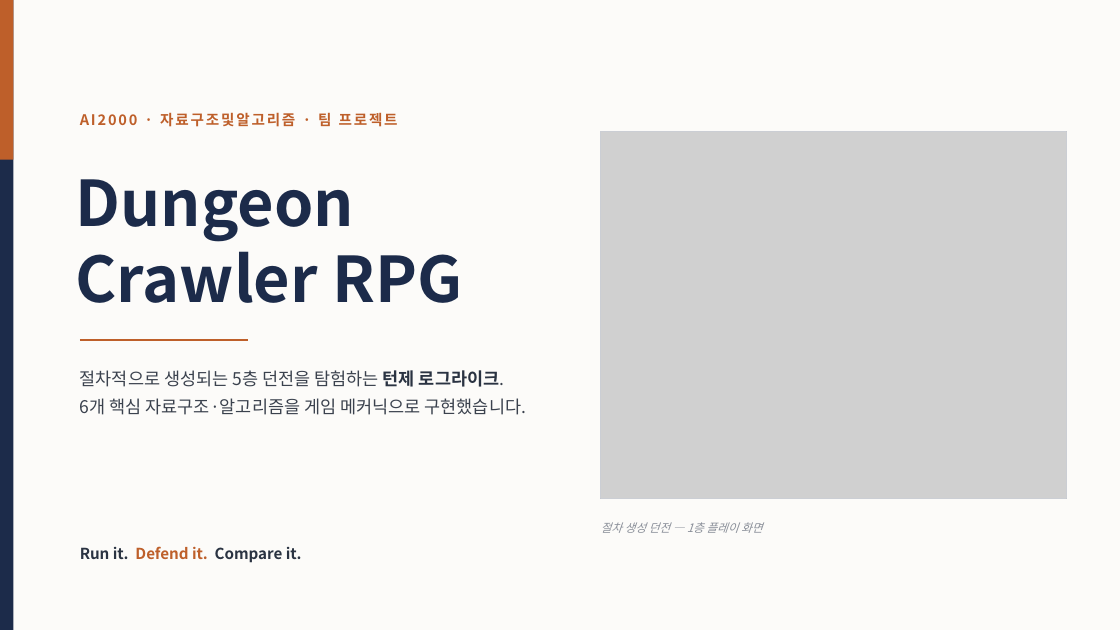
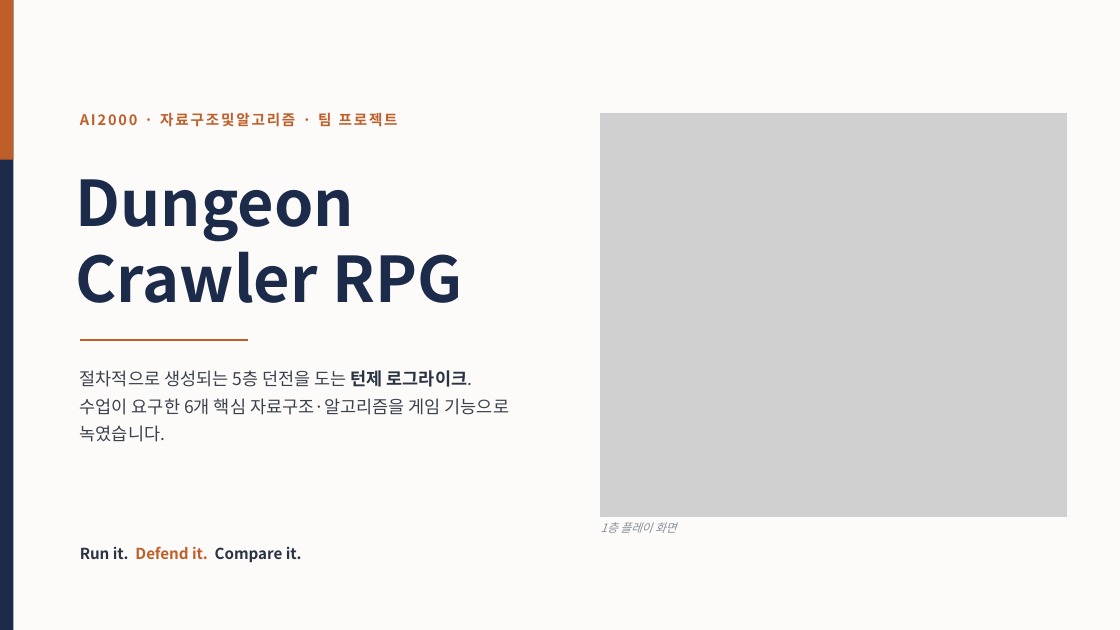
Before and after one commit to chcj5w0/DSA_Dungeon_Project, a slide deck: slide 1 of DSA_Project_평가발표.pptx. Drawn at 1120x630 pixels with LibreOffice and Linux fonts; fonts in the diff are those of the drawing; grey boxes stand for pictures. Boxes give left, top, right and bottom in pixels: in the first picture for what was removed or moved away, otherwise in the second. Text is boxed around its words. In the diff, an @@ line names an element or a change of style, - is before the commit and + after.

```diff
--- a/DSA_Project_평가발표.pptx
+++ b/DSA_Project_평가발표.pptx
@@ picture: place and size @@
-picture at [601,131,1067,498]
+picture at [601,113,1067,516]
@@ rectangle: place and size @@
-rectangle at [601,131,1067,498]
+rectangle at [601,113,1067,516]
@@ text at [80,370,509,442]: text changed @@
-절차적으로 생성되는 5층 던전을 탐험하는 턴제 로그라이크.
-6개 핵심 자료구조·알고리즘을 게임 메커닉으로 구현했습니다.
+절차적으로 생성되는 5층 던전을 도는 턴제 로그라이크.
+수업이 요구한 6개 핵심 자료구조·알고리즘을 게임 기능으로 녹였습니다.
@@ text at [601,522,676,533]: text changed @@
-절차 생성 던전 — 1층 플레이 화면
+1층 플레이 화면
```
Also in this commit, not shown: 14 other slides changed, 10 other files.
